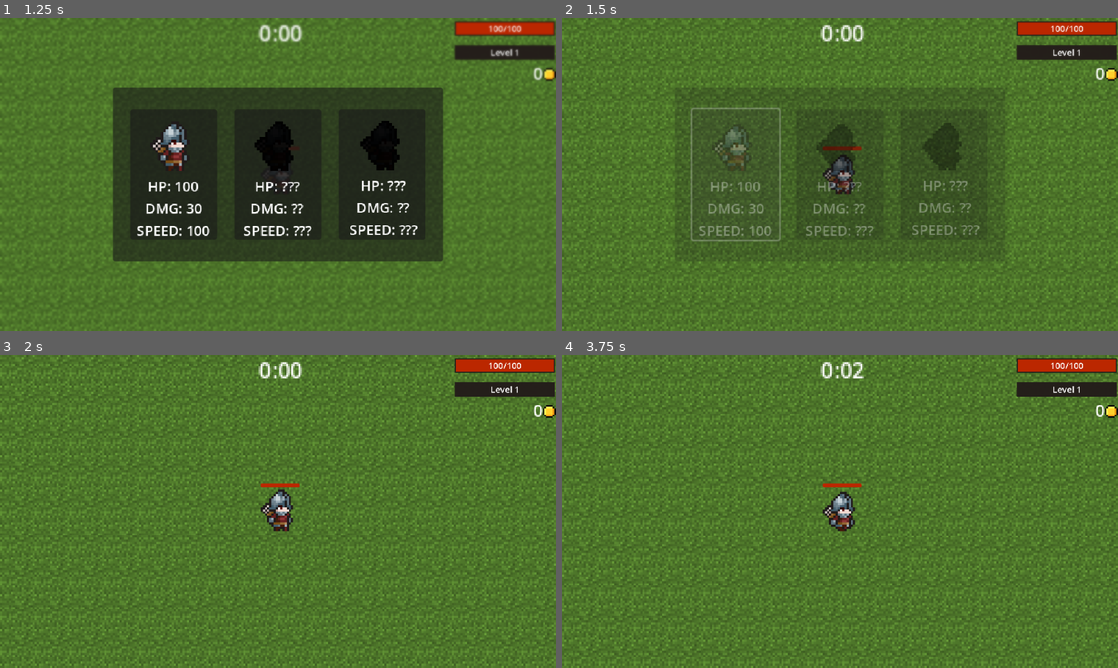
Above: before the commit, frames 1-4 (two rows, left to right).
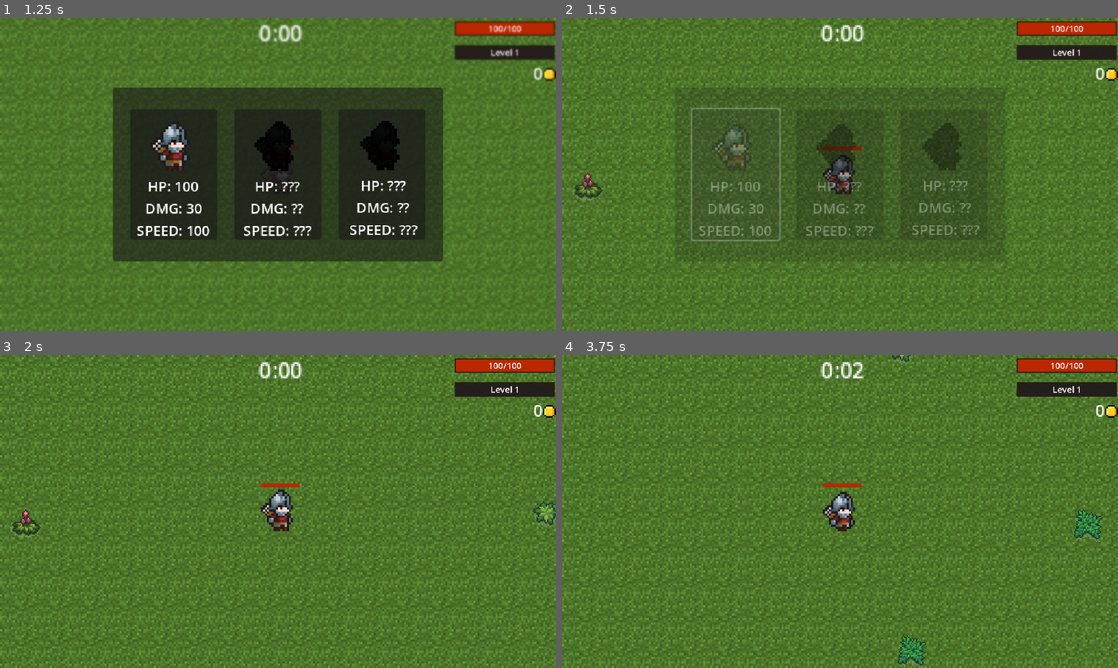
Above: after the commit, the same moments.

Repository: Qxver/Godot-Game
Game: Godot game, scene res://Menu/menu.tscn
Same seed, same stepped clock (60 frames per second), same inputs: the game is played once before the commit and once after it.
Inputs (mouse positions are in pixels of both pictures, inside the frame that each line leads up to):
- Up to frame 1 (1.25 s): click "Play" at 0.5 s
- Up to frame 2 (1.5 s): click (734, 174) at 1.25 s
- Up to frame 3 (2 s): no input
- Up to frame 4 (3.75 s): hold Right (move_right) 2.03-2.78 s; hold S (move_down) 2.78-3.53 s; hold Right (move_right) from 3.53 s (still down)

Frame 1 is identical in both runs. In frame 2, 0.2% of the frame differs, in the area x 1-8%, y 49-59%; in frame 3, 0.4%; in frame 4, 0.7%, in the area x 59-98%, y 0-100%.

Commit message:
Generating trees and bushes around the player

Diff:
--- a/game.gd
+++ b/game.gd
@@ -1,7 +1,30 @@
 extends Node2D
+
+@onready var player = get_node("Player")
 
 var coins = 0
 var item_scene = preload("res://Item.tscn")
+var decorations = [
+	preload("res://Assets/Terrain/bushes/Bush_blue_flowers2.png"),
+	preload("res://Assets/Terrain/bushes/Bush_orange_flowers2.png"),
+	preload("res://Assets/Terrain/bushes/Bush_pink_flowers2.png"),
+	preload("res://Assets/Terrain/bushes/Bush_red_flowers2.png"),
+	preload("res://Assets/Terrain/bushes/Bush_simple1_2.png"),
+	preload("res://Assets/Terrain/bushes/Bush_simple2_3.png"),
+	preload("res://Assets/Terrain/bushes/Fern1_2.png"),
+	preload("res://Assets/Terrain/bushes/Fern2_2.png"),
+	preload("res://Assets/Terrain/trees/Broken_tree1.png"),
+	preload("res://Assets/Terrain/trees/Broken_tree2.png"),
+	preload("res://Assets/Terrain/trees/Flower_tree1.png"),
+	preload("res://Assets/Terrain/trees/Flower_tree2.png"),
+	preload("res://Assets/Terrain/trees/Fruit_tree1.png"),
+	preload("res://Assets/Terrain/trees/Moss_tree1.png"),
+	preload("res://Assets/Terrain/trees/Moss_tree3.png"),
+	preload("res://Assets/Terrain/trees/Tree3.png")
+]
+var decoration_distance = 500
+var decoration_spawn_radius = 600
+var placed_positions = []
 
 # spawn enemy randomly on path2D set outside of player's vision
 func spawn_orc() -> void:
@@ -51,12 +74,18 @@
 
 
 func _ready() -> void:
+	randomize()
 	%TimeLabel.set_text("0:00")
 	%ExpLabel.text = "Level 1"
 	%HealthLabel.text = str(int(PlayerStats.health)) + "/" + str(int(PlayerStats.max_hp))
 
 	var item = item_scene.instantiate()
 	coin_label()
+
+func _process(delta):
+	if decorations.is_empty():
+		return
+	spawn_decorations_near_player()
 
 func coin_label():
 	%CoinLabel.text = str(coins)
@@ -73,3 +102,27 @@
 func _on_coin_collected() -> void:
 	coins += 1
 	coin_label()
+
+#generating trees and bushes around the player
+func spawn_decorations_near_player():
+	for i in range(3):
+		var random_offset = Vector2(randf_range(-decoration_spawn_radius, decoration_spawn_radius), randf_range(-decoration_spawn_radius, decoration_spawn_radius))
+		var spawn_position = player.global_position + random_offset
+		var too_close = false
+		for pos in placed_positions:
+			if pos.distance_to(spawn_position) < 150:
+				too_close = true
+				break
+		if spawn_position.distance_to(player.global_position) < 150:
+			too_close = true
+		if not too_close:
+			var decoration_texture = decorations[randi() % decorations.size()]
+			var decoration = StaticBody2D.new()
+			var sprite = Sprite2D.new()
+			sprite.texture = decoration_texture
+			sprite.global_position = spawn_position
+			decoration.scale = Vector2(0.6,0.6)
+			decoration.add_child(sprite)
+			decoration.z_index = -1
+			add_child(decoration)
+			placed_positions.append(spawn_position)
Binary file added: Assets/Terrain/bushes/Bush_blue_flowers2.png
Not shown, added: Assets/Terrain/bushes/Bush_blue_flowers2.png.import
Binary file added: Assets/Terrain/bushes/Bush_orange_flowers2.png
Not shown, added: Assets/Terrain/bushes/Bush_orange_flowers2.png.import
Binary file added: Assets/Terrain/bushes/Bush_pink_flowers2.png
Not shown, added: Assets/Terrain/bushes/Bush_pink_flowers2.png.import
Binary file added: Assets/Terrain/bushes/Bush_red_flowers2.png
Not shown, added: Assets/Terrain/bushes/Bush_red_flowers2.png.import
Binary file added: Assets/Terrain/bushes/Bush_simple1_2.png
Not shown, added: Assets/Terrain/bushes/Bush_simple1_2.png.import
Binary file added: Assets/Terrain/bushes/Bush_simple2_3.png
Not shown, added: Assets/Terrain/bushes/Bush_simple2_3.png.import
(and 20 more such lines)
